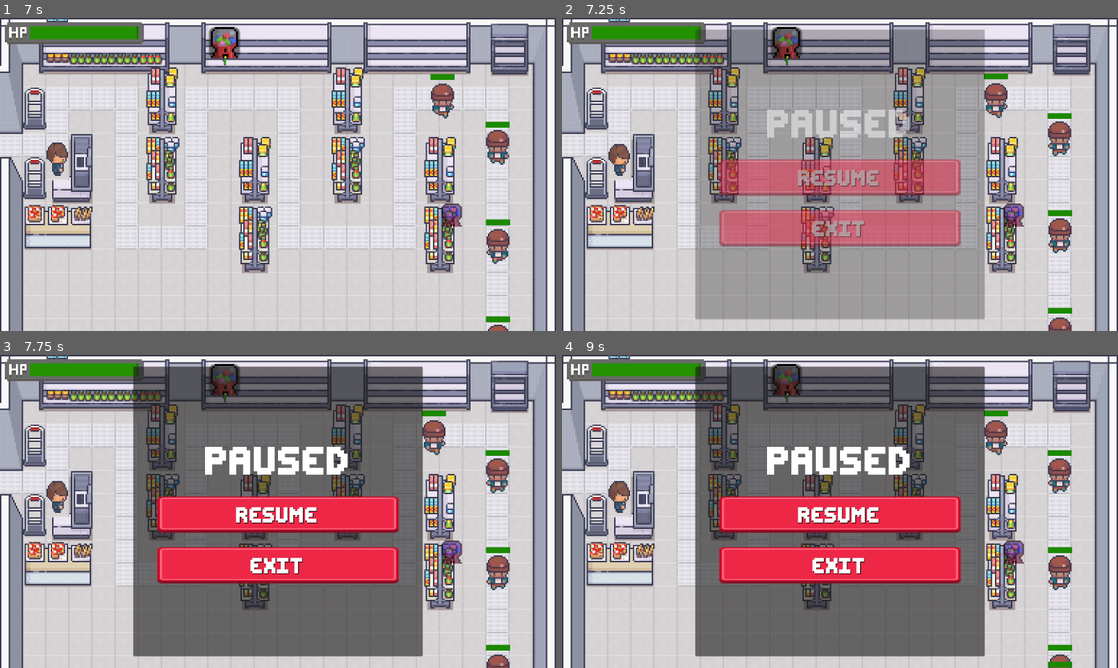
Above: before the commit, frames 1-4 (two rows, left to right).
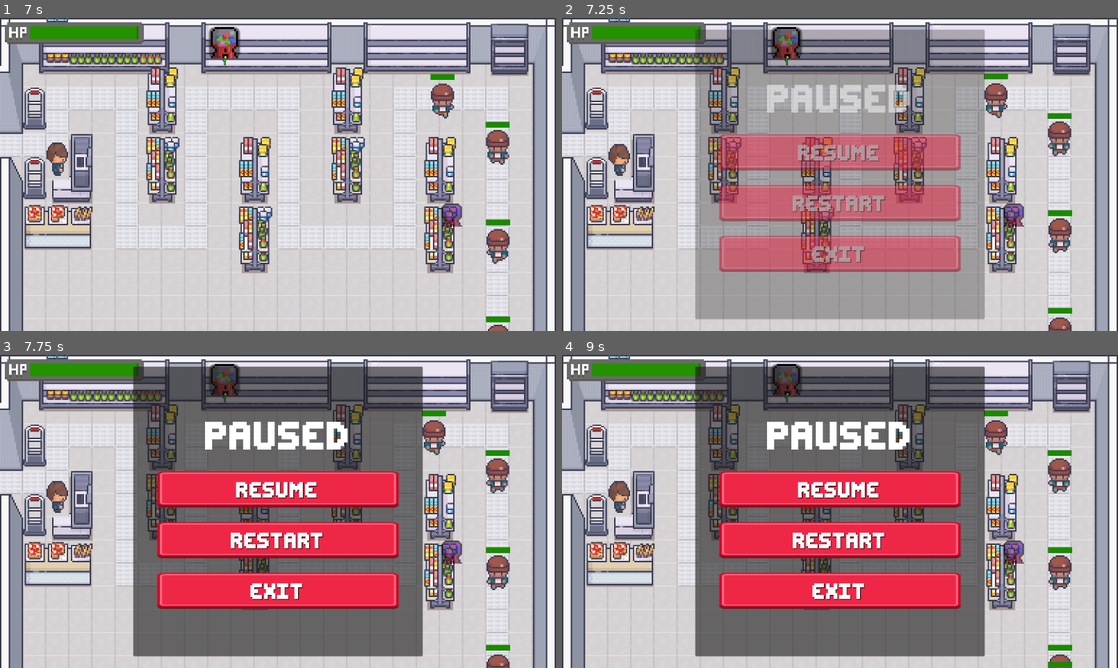
Above: after the commit, the same moments.

Repository: s27459-pj/bodega-battle
Game: Godot game, scene res://scene/scene_handler/scene_handler.tscn
The game is run twice, just before and just after one commit, with the same random seed, the same clock (stepped at 60 frames per second) and the same inputs.
Inputs (mouse positions are in pixels of both pictures, inside the frame that each line leads up to):
- Up to frame 1 (7 s): click "PLAY" at 0.5 s; click (222, 43) at 1.25 s; click (222, 43) at 2 s; click (222, 43) at 2.75 s; tap Enter (ui_accept) at 3.5, 3.77, 4.52, 6.02, 6.77 s; move the mouse to (400, 158) at 3.52 s; hold 1 3.53-4.28 s; move the mouse to (166, 190) at 4.27 s; tap 1 at 4.35, 5.85 s; move the mouse to (333, 105) at 5.02 s; hold 1 5.03-5.78 s; move the mouse to (250, 237) at 5.77 s; move the mouse to (444, 221) at 6.52 s; hold 1 from 6.53 s (still down)
- Up to frame 2 (7.25 s): keep holding 1; tap Escape (escape) at 7.15 s
- Up to frame 3 (7.75 s): release 1 at 7.25 s; click (278, 539) at 7.25 s, where only the run after the commit has a clickable "RESTART"
- Up to frame 4 (9 s): click (840, 539) at 8 s, where only the run after the commit has a clickable "RESTART"; click (840, 539) at 8.75 s, where only the run after the commit has a clickable "RESTART"

Frame 1 is identical in both runs. In frame 2, 17% of the frame differs, in the area x 28-72%, y 21-82%; in frame 3, 19%; in frame 4, 19%.

Commit message:
Add 'Restart' button to pause menu

Diff:
--- a/scene/menu/pause_menu.gd
+++ b/scene/menu/pause_menu.gd
@@ -26,6 +26,9 @@
 func _on_resume_button_pressed() -> void:
 	resume()
 
+func _on_restart_button_pressed() -> void:
+	pass # TODO
+
 func _on_exit_button_pressed() -> void:
 	resume()
 	get_tree().reload_current_scene()
--- a/scene/menu/pause_menu.tscn
+++ b/scene/menu/pause_menu.tscn
@@ -118,6 +118,34 @@
 horizontal_alignment = 1
 vertical_alignment = 1
 
+[node name="RestartButton" type="TextureButton" parent="PanelContainer/MarginContainer/VBoxContainer"]
+custom_minimum_size = Vector2(350, 75)
+layout_mode = 2
+texture_normal = ExtResource("2_bd44k")
+texture_pressed = ExtResource("3_77uqw")
+ignore_texture_size = true
+stretch_mode = 0
+
+[node name="Label" type="Label" parent="PanelContainer/MarginContainer/VBoxContainer/RestartButton"]
+layout_mode = 1
+anchors_preset = 8
+anchor_left = 0.5
+anchor_top = 0.5
+anchor_right = 0.5
+anchor_bottom = 0.5
+offset_left = -93.0
+offset_top = -37.5
+offset_right = 90.0
+offset_bottom = 38.5
+grow_horizontal = 2
+grow_vertical = 2
+theme_override_colors/font_shadow_color = Color(0, 0, 0, 1)
+theme_override_fonts/font = ExtResource("1_f8nhd")
+theme_override_font_sizes/font_size = 55
+text = "RESTART"
+horizontal_alignment = 1
+vertical_alignment = 1
+
 [node name="ExitButton" type="TextureButton" parent="PanelContainer/MarginContainer/VBoxContainer"]
 custom_minimum_size = Vector2(350, 75)
 layout_mode = 2
@@ -152,4 +180,5 @@
 }
 
 [connection signal="pressed" from="PanelContainer/MarginContainer/VBoxContainer/ResumeButton" to="." method="_on_resume_button_pressed"]
+[connection signal="pressed" from="PanelContainer/MarginContainer/VBoxContainer/RestartButton" to="." method="_on_restart_button_pressed"]
 [connection signal="pressed" from="PanelContainer/MarginContainer/VBoxContainer/ExitButton" to="." method="_on_exit_button_pressed"]
